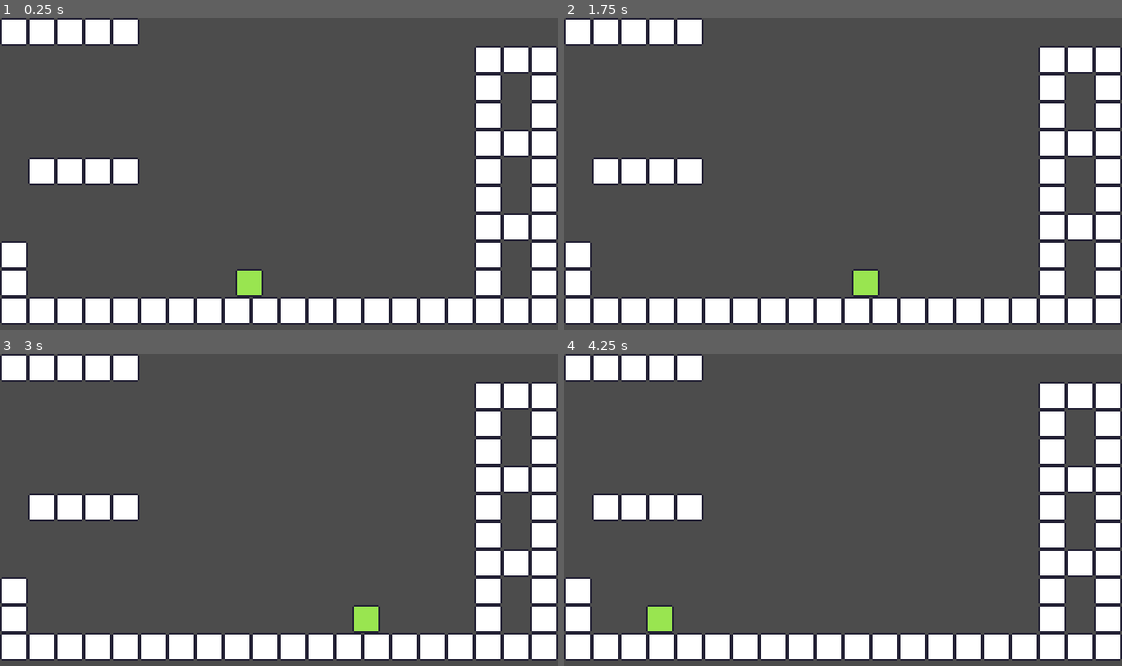
Above: before the commit, frames 1-4 (two rows, left to right).
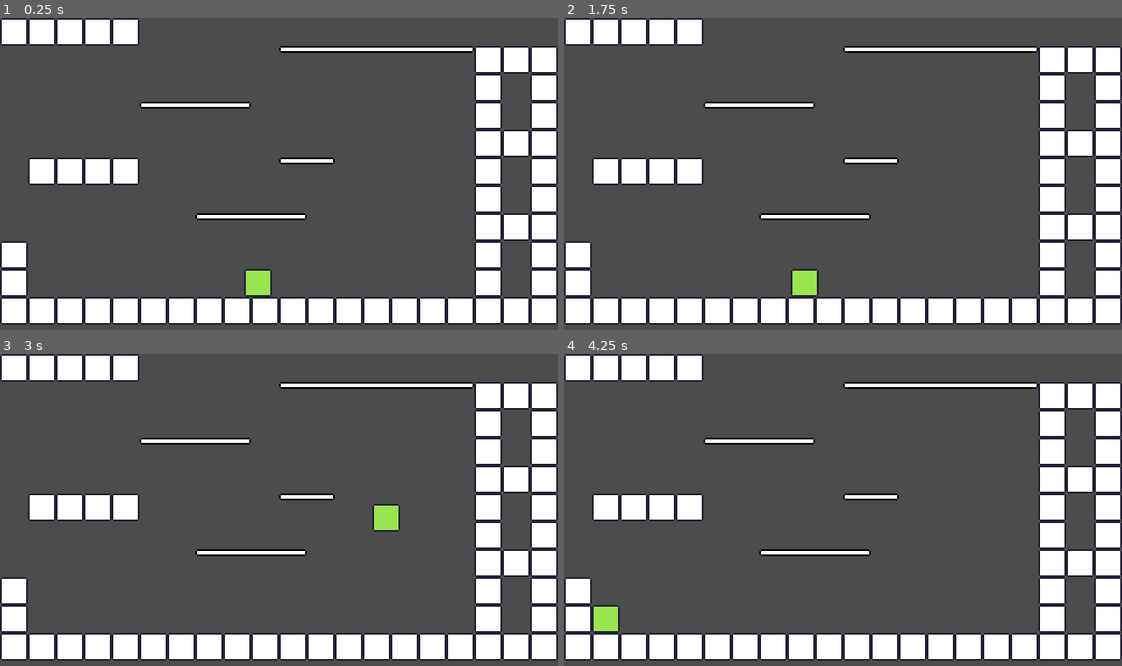
Above: after the commit, the same moments.

Repository: blaise-rascal/gwj30
Game: Godot game, scene res://scenes/Main.tscn
Same seed, same stepped clock (60 frames per second), same inputs: the game is played once before the commit and once after it.
Inputs:
- Up to frame 1 (0.25 s): no input
- Up to frame 2 (1.75 s): tap Enter at 0.5 s; hold Right (ui_right) 0.53-1.28 s; hold Left (ui_left) from 1.28 s (still down)
- Up to frame 3 (3 s): release Left (ui_left) at 2.03 s; hold Right (ui_right) 2.03-2.78 s; hold Up (ui_up) from 2.78 s (still down)
- Up to frame 4 (4.25 s): release Up (ui_up) at 3.53 s; hold Left (ui_left) from 3.53 s (still down)

The runs differ from the first frame. In frame 1, 2.2% of the frame differs, in the area x 25-85%, y 8-90%; in frame 2, 2.8%; in frame 3, 2.8%; in frame 4, 2.8%.

Commit message:
implemented jumping and one-way platforms

Diff:
--- a/scenes/Main.tscn
+++ b/scenes/Main.tscn
@@ -6,6 +6,6 @@
 [node name="Main" type="Node2D"]
 
 [node name="Player" parent="." instance=ExtResource( 1 )]
-position = Vector2( 143, 160 )
+position = Vector2( 148, 160 )
 
 [node name="LevelOne" parent="." instance=ExtResource( 2 )]
--- a/scenes/characters/Player.gd
+++ b/scenes/characters/Player.gd
@@ -4,6 +4,10 @@
 const ACCELERATION_MODIFIER : int = 1200 # Pixels/second
 const DRAG_COEF: float = -0.9 # Ratio
 const VELOCITY_TO_STOP_DRAGGING : int = 16 # Pixels/second
+const JUMP_ACCELERATION : int = 20 # Some unit, not really sure what tbh
+const GRAVITY : int = 1 # See above comment
+
+onready var onGround = $OnGround
 
 var velocity = Vector2()
 
@@ -19,17 +23,22 @@
 		acceleration.x += 1
 	if Input.is_action_pressed("ui_left"):
 		acceleration.x -= 1
+	if Input.is_action_just_pressed("ui_up") && onGround.is_colliding():
+		acceleration.y -= JUMP_ACCELERATION
 
-	acceleration = acceleration.normalized()
+	acceleration.x = clamp(acceleration.x, -1, 1)
+
+	# Apply gravity
+	if !onGround.is_colliding():
+		acceleration.y += GRAVITY
 
 	#See if the character needs to drag to a halt
-	if acceleration.length() == 0:
+	if acceleration.x == 0:
 		#$CharAnims.play("idle")
-		if(velocity.length()>VELOCITY_TO_STOP_DRAGGING) :
-			acceleration = DRAG_COEF * velocity.normalized()
+		if(abs(velocity.x) > VELOCITY_TO_STOP_DRAGGING) :
+			acceleration.x = DRAG_COEF * clamp(velocity.x, -1, 1)
 		else:
 			velocity.x = 0
-			velocity.y = 0
 #	else:
 #		if(acceleration.x >0):
 #			$Sprite.flip_h=true
@@ -37,12 +46,10 @@
 #			$Sprite.flip_h=false
 #		$CharAnims.play("walk")
 
-
 	# Apply acceleration modifier & do other stuff
 	if acceleration.length() > 0:
-		acceleration = acceleration * ACCELERATION_MODIFIER
+		acceleration *= ACCELERATION_MODIFIER
 		velocity += acceleration * delta
-		if(velocity.length() > MAX_SPEED):
-			velocity = velocity.normalized() * MAX_SPEED
-
-	velocity = move_and_slide(velocity)
+		if(velocity.x > MAX_SPEED):
+			velocity.x = clamp(velocity.x, -1, 1) * MAX_SPEED
+	velocity = move_and_slide(velocity, Vector2(0, 1))
--- a/scenes/characters/Player.tscn
+++ b/scenes/characters/Player.tscn
@@ -16,3 +16,7 @@
 [node name="CollisionShape2D" type="CollisionShape2D" parent="."]
 position = Vector2( 0, -8 )
 shape = SubResource( 1 )
+
+[node name="OnGround" type="RayCast2D" parent="."]
+enabled = true
+cast_to = Vector2( 0, 2 )
--- a/scenes/levels/LevelOne.tscn
+++ b/scenes/levels/LevelOne.tscn
@@ -9,4 +9,4 @@
 cell_size = Vector2( 16, 16 )
 cell_custom_transform = Transform2D( 16, 0, 0, 16, 0, 0 )
 format = 1
-tile_data = PoolIntArray( 0, 0, 0, 1, 0, 0, 2, 0, 0, 3, 0, 0, 4, 0, 0, 65553, 0, 0, 65554, 0, 0, 65555, 0, 0, 131089, 0, 0, 131091, 0, 0, 196625, 0, 0, 196627, 0, 0, 262161, 0, 0, 262162, 0, 0, 262163, 0, 0, 327681, 0, 0, 327682, 0, 0, 327683, 0, 0, 327684, 0, 0, 327697, 0, 0, 327699, 0, 0, 393233, 0, 0, 393235, 0, 0, 458769, 0, 0, 458770, 0, 0, 458771, 0, …(368 unchanged characters)…
+tile_data = PoolIntArray( 0, 0, 0, 1, 0, 0, 2, 0, 0, 3, 0, 0, 4, 0, 0, 65546, 1, 0, 65547, 1, 1, 65548, 1, 1, 65549, 1, 1, 65550, 1, 1, 65551, 1, 1, 65552, 1, 2, 65553, 0, 0, 65554, 0, 0, 65555, 0, 0, 131089, 0, 0, 131091, 0, 0, 196613, 1, 0, 196614, 1, 1, 196615, 1, 1, 196616, 1, 2, 196625, 0, 0, 196627, 0, 0, 262161, 0, 0, 262162, 0, 0, 262163, 0, 0, 327681, 0, 0, 327682, 0, 0, 327683, 0, 0, 327684, 0, 0, 327690, 1, 0, 327691, 1, 2, 327697, 0, 0, 327699, 0, 0, 393233, 0, 0, 393235, 0, 0, 458759, 1, 0, 458760, 1, 1, 458761, 1, 1, 458762, 1, 2, 458769, 0, 0, 458770, 0, 0, 458771, 0, …(368 unchanged characters)…
--- a/scenes/tilesets/TilesetOne.tres
+++ b/scenes/tilesets/TilesetOne.tres
@@ -1,9 +1,19 @@
-[gd_resource type="TileSet" load_steps=3 format=2]
+[gd_resource type="TileSet" load_steps=7 format=2]
 
 [ext_resource path="res://textures/environment/ExampleTile.png" type="Texture" id=1]
+[ext_resource path="res://textures/environment/ExampleDirectional.png" type="Texture" id=2]
 
 [sub_resource type="ConvexPolygonShape2D" id=1]
 points = PoolVector2Array( 16, 16, 0, 16, 0, 0, 16, 0 )
+
+[sub_resource type="ConvexPolygonShape2D" id=2]
+points = PoolVector2Array( 16, 4, 0, 4, 0, 0, 16, 0 )
+
+[sub_resource type="ConvexPolygonShape2D" id=3]
+points = PoolVector2Array( 16, 4, 0, 4, 0, 0, 16, 0 )
+
+[sub_resource type="ConvexPolygonShape2D" id=4]
+points = PoolVector2Array( 16, 4, 0, 4, 0, 0, 16, 0 )
 
 [resource]
 0/name = "ExampleTile.png 0"
@@ -27,3 +37,45 @@
 "shape_transform": Transform2D( 1, 0, 0, 1, 0, 0 )
 } ]
 0/z_index = 0
+1/name = "ExampleDirectional.png 1"
+1/texture = ExtResource( 2 )
+1/tex_offset = Vector2( 0, 0 )
+1/modulate = Color( 1, 1, 1, 1 )
+1/region = Rect2( 0, 0, 48, 16 )
+1/tile_mode = 1
+1/autotile/bitmask_mode = 1
+1/autotile/bitmask_flags = [ Vector2( 0, 0 ), 29818928, Vector2( 1, 0 ), 29818936, Vector2( 2, 0 ), 29818904 ]
+1/autotile/icon_coordinate = Vector2( 0, 0 )
+1/autotile/tile_size = Vector2( 16, 16 )
+1/autotile/spacing = 0
+1/autotile/occluder_map = [  ]
+1/autotile/navpoly_map = [  ]
+1/autotile/priority_map = [  ]
+1/autotile/z_index_map = [  ]
+1/occluder_offset = Vector2( 0, 0 )
+1/navigation_offset = Vector2( 0, 0 )
+1/shape_offset = Vector2( 0, 0 )
+1/shape_transform = Transform2D( 1, 0, 0, 1, 0, 0 )
+1/shape = SubResource( 2 )
+1/shape_one_way = true
+1/shape_one_way_margin = 1.0
+1/shapes = [ {
+"autotile_coord": Vector2( 0, 0 ),
+"one_way": true,
+"one_way_margin": 1.0,
+"shape": SubResource( 2 ),
+"shape_transform": Transform2D( 1, 0, 0, 1, 0, 0 )
+}, {
+"autotile_coord": Vector2( 1, 0 ),
+"one_way": true,
+"one_way_margin": 1.0,
+"shape": SubResource( 3 ),
+"shape_transform": Transform2D( 1, 0, 0, 1, 0, 0 )
+}, {
+"autotile_coord": Vector2( 2, 0 ),
+"one_way": true,
+"one_way_margin": 1.0,
+"shape": SubResource( 4 ),
+"shape_transform": Transform2D( 1, 0, 0, 1, 0, 0 )
+} ]
+1/z_index = 0
Binary file added: textures/environment/ExampleDirectional.png
Not shown, added: textures/environment/ExampleDirectional.png.import
